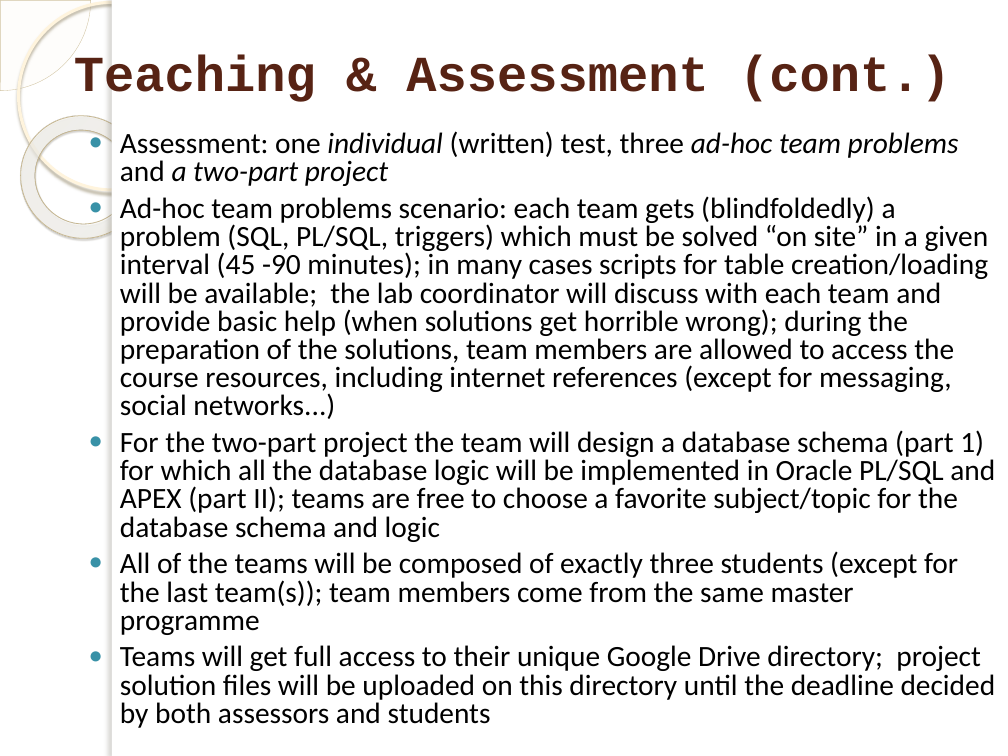
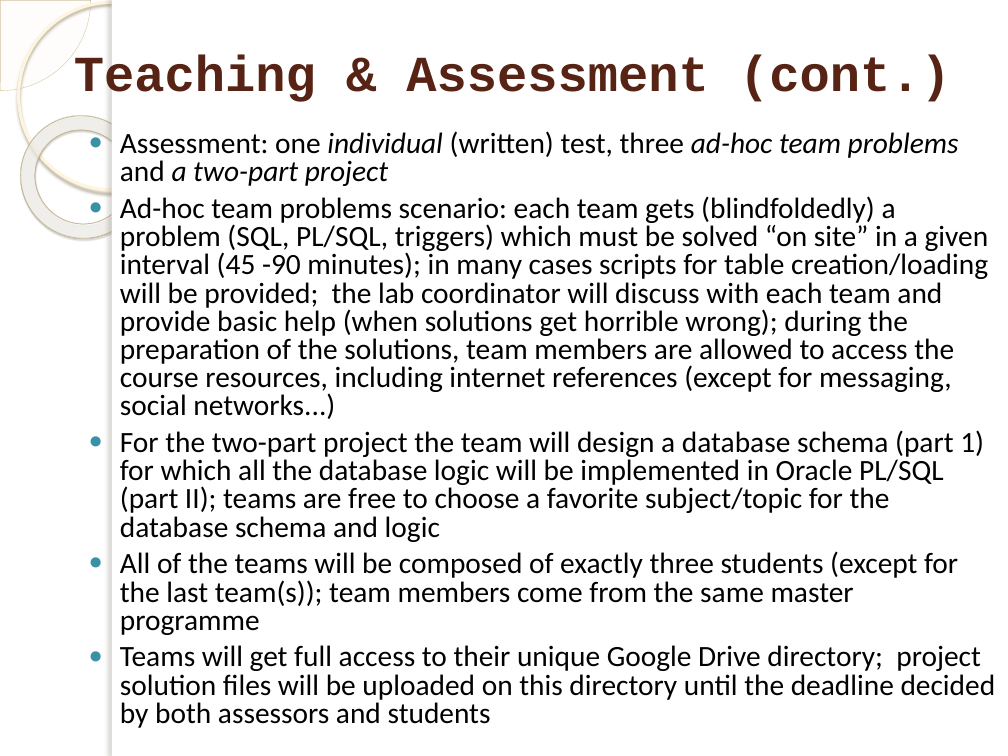
Before and after one commit to marinfotache/Database-Logic-in-Business-Applications, a slide deck: slide 13 of 00_DBLBA - course outline/00_DBLBA__Course_Outline.pptx. Drawn at 1008x756 pixels with LibreOffice and Linux fonts; fonts in the diff are those of the drawing; background and template pictures are left out. Boxes give left, top, right and bottom in pixels: in the first picture for what was removed or moved away, otherwise in the second. Text is boxed around its words. In the diff, an @@ line names an element or a change of style, - is before the commit and + after.

```diff
--- a/00_DBLBA - course outline/00_DBLBA__Course_Outline.pptx
+++ b/00_DBLBA - course outline/00_DBLBA__Course_Outline.pptx
@@ text at (x1=120, y1=196, x2=989, y2=542): text changed @@
-● Ad-hoc team problems scenario: each team gets (blindfoldedly) a problem (SQL, PL/SQL, triggers) which must be solved “on site” in a given interval (45 -90 minutes); in many cases scripts for table creation/loading will be available; the lab coordinator will discuss with each team and provide basic help (when solutions get horrible wrong); during the preparation of the solutions, team members are allowed to access the course resources, including internet references (except for messaging, social networks...)
-● For the two-part project the team will design a database schema (part 1) for which all the database logic will be implemented in Oracle PL/SQL and APEX (part II); teams are free to choose a favorite subject/topic for the database schema and logic
+● Ad-hoc team problems scenario: each team gets (blindfoldedly) a problem (SQL, PL/SQL, triggers) which must be solved “on site” in a given interval (45 -90 minutes); in many cases scripts for table creation/loading will be provided; the lab coordinator will discuss with each team and provide basic help (when solutions get horrible wrong); during the preparation of the solutions, team members are allowed to access the course resources, including internet references (except for messaging, social networks...)
+● For the two-part project the team will design a database schema (part 1) for which all the database logic will be implemented in Oracle PL/SQL (part II); teams are free to choose a favorite subject/topic for the database schema and logic
```
Also in this commit, not shown: 3 other slides changed.
